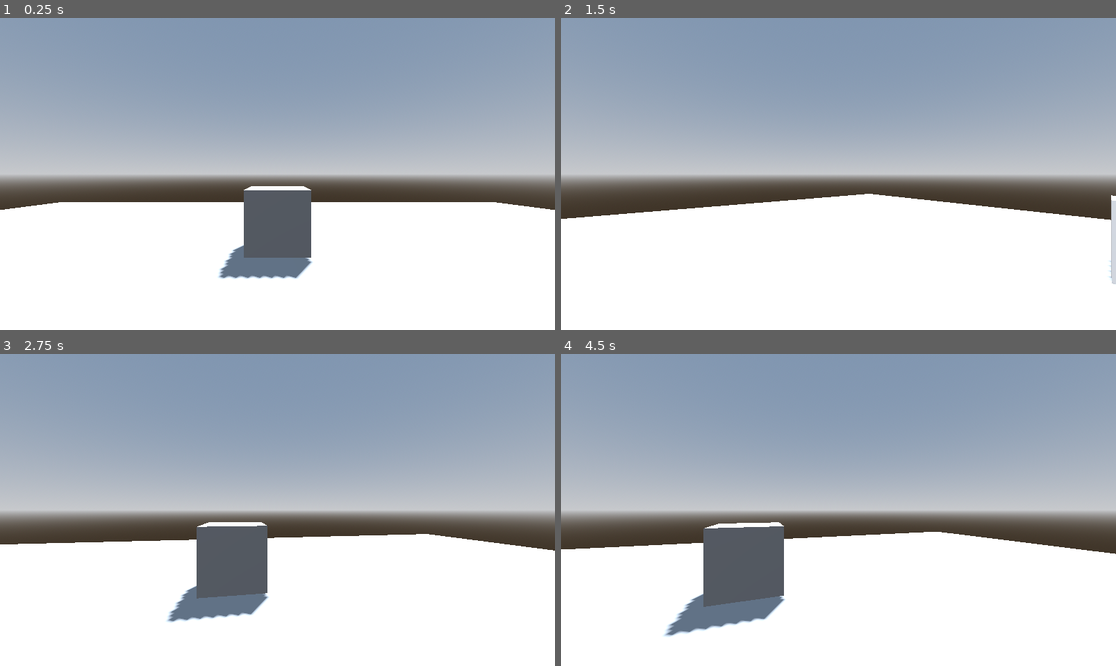
Above: before the commit, frames 1-4 (two rows, left to right).
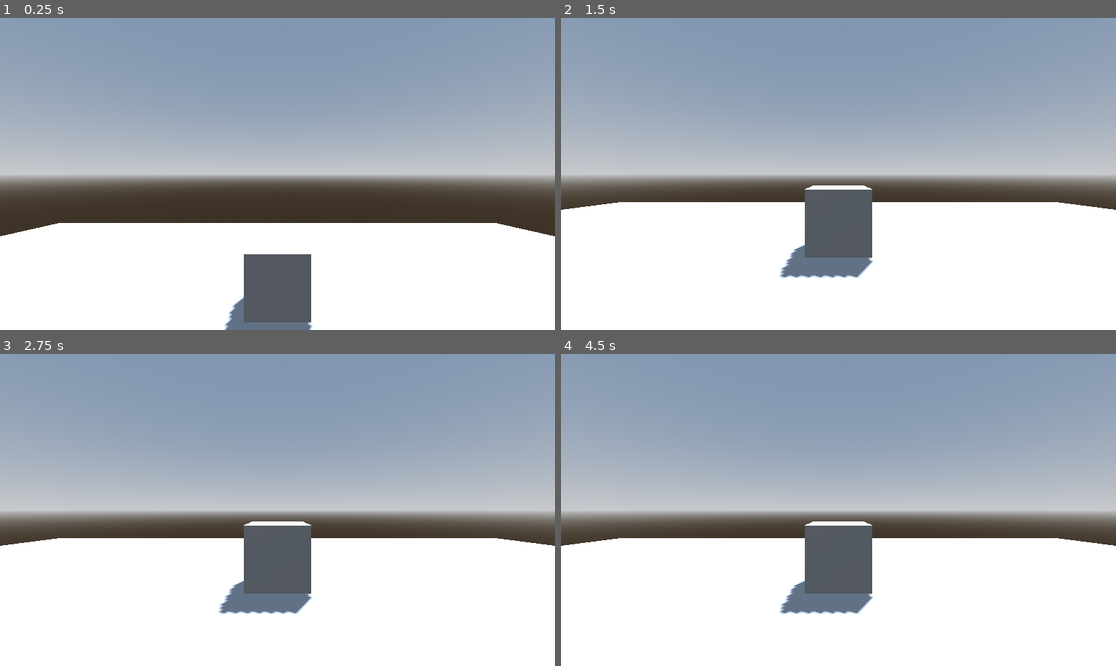
Above: after the commit, the same moments.

Repository: PaulosKapa/pew_pew
Game: Godot game, scene res://node_3d.tscn
The game is run twice, just before and just after one commit, with the same random seed, the same clock (stepped at 60 frames per second) and the same inputs.
Inputs (mouse positions are in pixels of both pictures, inside the frame that each line leads up to):
- Up to frame 1 (0.25 s): no input
- Up to frame 2 (1.5 s): move the mouse to (866, 174) at 0.52 s; click (866, 174) at 0.6 s; tap Enter at 1.25 s; move the mouse to (810, 174) at 1.27 s; click (810, 174) at 1.35 s
- Up to frame 3 (2.75 s): tap Space at 2 s; move the mouse to (288, 503) at 2.02 s; click (288, 503) at 2.1 s
- Up to frame 4 (4.5 s): tap Enter at 2.75, 4.25 s; move the mouse to (832, 516) at 2.77 s; click (832, 516) at 2.85 s; tap Space at 3.5 s; move the mouse to (877, 513) at 3.52 s; click (877, 513) at 3.6 s; move the mouse to (794, 506) at 4.27 s; click (794, 506) at 4.35 s

The runs differ from the first frame. In frame 1, 12% of the frame differs, in the area x 0-100%, y 53-100%; in frame 2, 5.9%; in frame 3, 5.9%; in frame 4, 10%.

Commit message:
fixed some files

Diff:
--- /dev/null
+++ b/finished_code/ray/Camera3D.gd
@@ -0,0 +1,21 @@
+extends Camera3D
+
+var sensitivity = 0.1
+
+func _process(delta):
+	# Process input events
+	if Global.begin == true and Global.data_list[4].to_int() == 0:
+		process_input()
+
+func process_input():
+
+	# Adjust the camera position based on input
+#	var translation = Vector3(input_x, 0, input_z) * sensitivity
+#	translation = translation.rotated(Vector3(0, 1, 0), -get_rotation().y)
+#	translate(translation)
+#func _unhandled_input(event):
+#	if event is InputEventMouseMotion:
+#		rotate_y(-event.relative.x * 0.005)
+	get_parent().rotate_y(Global.data_list[2].to_int() * 0.0005)
+	$".".rotate_x(-Global.data_list[1].to_int() * 0.0005)
+	$".".rotation.x = clamp($".".rotation.x, -PI/2, PI/2)
--- a/finished_code/ray/RayCast3D.gd
+++ b/finished_code/ray/RayCast3D.gd
@@ -1,25 +1,32 @@
 extends RayCast3D
 
 var can_rotate = true
+var clicks = 0
 
-func _unhandled_input(event):
-	if event is InputEventMouseMotion:
-		rotate_y(-event.relative.x * 0.005)
-		$".".rotate_x(-event.relative.y * 0.005)
-		$".".rotation.x = clamp($".".rotation.x, -PI/2, PI/2)
+#func _unhandled_input(event):
+#	if event is InputEventMouseMotion:
+#		rotate_y(-event.relative.x * 0.005)
+#		$".".rotate_x(-event.relative.y * 0.005)
+#		$".".rotation.x = clamp($".".rotation.x, -PI/2, PI/2)
 
 func _ready():
+
 	Input.set_mouse_mode(Input.MOUSE_MODE_CAPTURED)
 
 
 # Called every frame. 'delta' is the elapsed time since the previous frame.
 func _process(delta):
-	can_rotate = true
-	if is_colliding():
-		var collider = get_collider()
-		if (collider.is_in_group("prop") and Input.is_action_just_pressed("click")):
-			get_parent().get_parent().set_position(collider.global_position- Vector3(0,0,-2))
-			can_rotate= false
-	if can_rotate == true:
-		if Input.is_action_just_pressed("click"):
-			get_parent().get_parent().rotate_y(90)
+	if Global.begin == true:
+		can_rotate = true
+		if is_colliding():
+			var collider = get_collider()
+			if (collider.is_in_group("prop") and Global.data_list[4].to_int() == 0):
+				get_parent().get_parent().get_parent().set_position(collider.get_node("Node3D").global_position)
+				can_rotate= false
+		if can_rotate == true and Global.data_list[4].to_int() == 1:
+			rotate_y(Global.data_list[2].to_int() * 0.0005)
+			$".".rotate_x(-Global.data_list[1].to_int()* 0.0005)
+#		$".".rotation.x = clamp($".".rotation.x, -PI/2, PI/2)
+#		get_parent().rotate_y(Global.data_list[2].to_int() * 0.0005)
+#	$".".rotate_x * 0.0005)
+#	$".".rotation.x = clamp($".".rotation.x, -PI/2, PI/2)
--- /dev/null
+++ b/finished_code/ray/global.gd
@@ -0,0 +1,26 @@
+extends Node
+
+# Configure the UDP socket for receiving data from Python
+var python_address : String = "127.0.0.1"
+var python_port : int = 12345
+var python_socket := PacketPeerUDP.new()
+var data_list
+var begin = false
+
+func _ready():
+	# Bind the socket to the specified address and port
+	python_socket.bind(python_port, python_address)
+
+func _process(delta):
+	# Check for incoming data
+	if python_socket.get_available_packet_count() > 0:
+		# Receive data from Python
+		#var data : PacketPeerUDP = python_socket.get_packet()
+		var data = python_socket.get_packet()
+
+		# Process the received data as needed
+		var decoded_data : String = data.get_string_from_utf8()
+
+		data_list = decoded_data.split(",")
+		print(data_list)
+		begin = true
--- a/finished_code/ray/node_3d.tscn
+++ b/finished_code/ray/node_3d.tscn
@@ -1,5 +1,6 @@
-[gd_scene load_steps=11 format=3 uid="uid://dkxgkyy6bu5r7"]
+[gd_scene load_steps=12 format=3 uid="uid://dkxgkyy6bu5r7"]
 
+[ext_resource type="Script" path="res://Camera3D.gd" id="1_1idpn"]
 [ext_resource type="Script" path="res://RayCast3D.gd" id="1_bfe0a"]
 
 [sub_resource type="ProceduralSkyMaterial" id="ProceduralSkyMaterial_se7gy"]
@@ -47,21 +48,22 @@
 shape = SubResource("ConcavePolygonShape3D_rjlyv")
 
 [node name="RigidBody3D" type="RigidBody3D" parent="."]
-transform = Transform3D(1, 0, 0, 0, 1, 0, 0, 0, 1, 0, 1.57677, 0)
+transform = Transform3D(1, 0, 0, 0, 1, 0, 0, 0, 1, 0, 2.52422, 0)
 
 [node name="MeshInstance3D" type="MeshInstance3D" parent="RigidBody3D"]
 mesh = SubResource("CapsuleMesh_81mj0")
 
+[node name="Camera3D" type="Camera3D" parent="RigidBody3D/MeshInstance3D"]
+transform = Transform3D(1, 0, 0, 0, 1, 0, 0, 0, 1, 0, 0.505, -0.633001)
+script = ExtResource("1_1idpn")
+
+[node name="RayCast3D" type="RayCast3D" parent="RigidBody3D/MeshInstance3D/Camera3D"]
+target_position = Vector3(0, 0, -59)
+script = ExtResource("1_bfe0a")
+
 [node name="CollisionShape3D" type="CollisionShape3D" parent="RigidBody3D"]
 transform = Transform3D(1, 0, 0, 0, 1.58991, 0, 0, 0, 1, 0, 0, 0)
 shape = SubResource("BoxShape3D_l6jgh")
-
-[node name="Camera3D" type="Camera3D" parent="RigidBody3D"]
-transform = Transform3D(1, 0, 0, 0, 1, 0, 0, 0, 1, 0, 0.505, -0.633001)
-
-[node name="RayCast3D" type="RayCast3D" parent="RigidBody3D/Camera3D"]
-target_position = Vector3(0, 0, -59)
-script = ExtResource("1_bfe0a")
 
 [node name="StaticBody3D" type="StaticBody3D" parent="." groups=["prop"]]
 transform = Transform3D(1, 0, 0, 0, 1, 0, 0, 0, 1, 0, 1.06302, -4.11961)
@@ -73,6 +75,9 @@
 [node name="CollisionShape3D" type="CollisionShape3D" parent="StaticBody3D"]
 shape = SubResource("ConcavePolygonShape3D_x76gb")
 
+[node name="Node3D" type="Node3D" parent="StaticBody3D"]
+transform = Transform3D(1, 0, 0, 0, 1, 0, 0, 0, 1, 0, 0, -1.69929)
+
 [node name="StaticBody3D2" type="StaticBody3D" parent="." groups=["prop"]]
 transform = Transform3D(1, 0, 0, 0, 1, 0, 0, 0, 1, 0, 0.980555, 4.92167)
 
@@ -81,3 +86,6 @@
 
 [node name="CollisionShape3D" type="CollisionShape3D" parent="StaticBody3D2"]
 shape = SubResource("ConcavePolygonShape3D_x76gb")
+
+[node name="Node3D" type="Node3D" parent="StaticBody3D2"]
+transform = Transform3D(1, 0, 0, 0, 1, 0, 0, 0, 1, 0, 0, -1.168)
--- a/finished_code/ray/project.godot
+++ b/finished_code/ray/project.godot
@@ -15,6 +15,10 @@
 config/features=PackedStringArray("4.1", "GL Compatibility")
 config/icon="res://icon.svg"
 
+[autoload]
+
+Global="*res://global.gd"
+
 [input]
 
 click={
